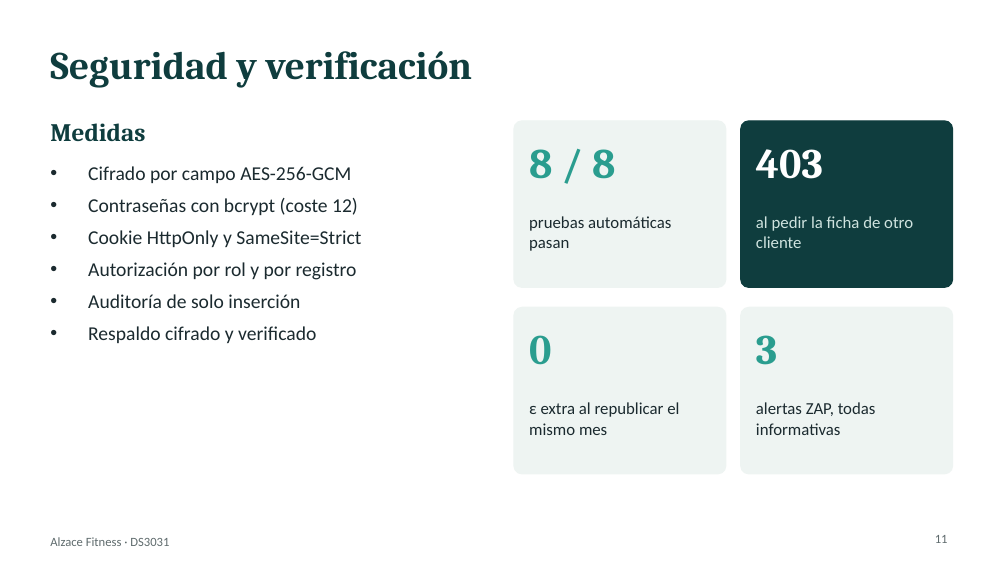
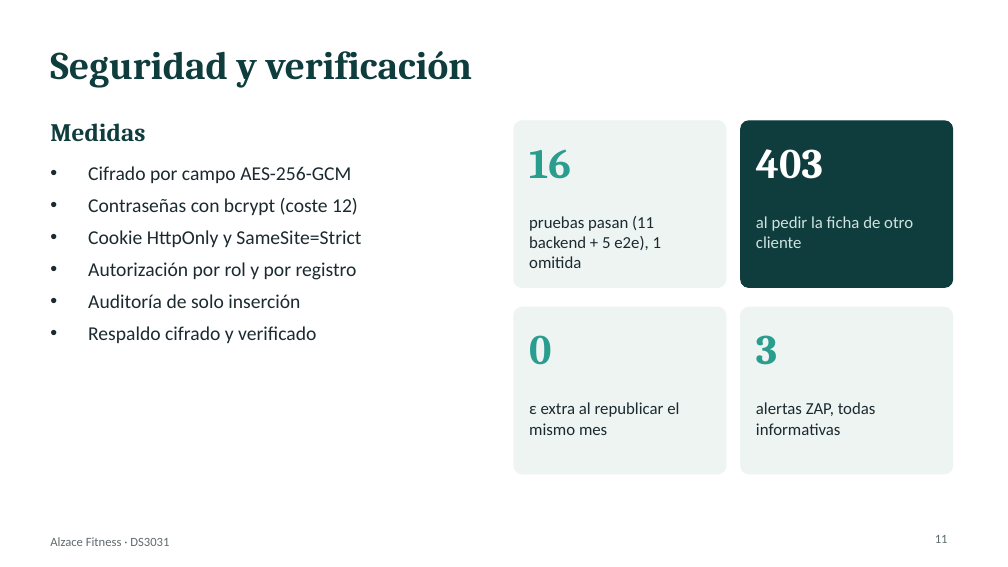
Before and after one commit to JoelxD12O/Proyecto-2---etica-y-seguridad-de-datos, a slide deck: slide 11 of presentacion/Presentacion_Alzace_Final.pptx. Drawn at 1008x567 pixels with LibreOffice and Linux fonts; fonts in the diff are those of the drawing. Boxes give left, top, right and bottom in pixels: in the first picture for what was removed or moved away, otherwise in the second. Text is boxed around its words. In the diff, an @@ line names an element or a change of style, - is before the commit and + after.

```diff
--- a/presentacion/Presentacion_Alzace_Final.pptx
+++ b/presentacion/Presentacion_Alzace_Final.pptx
@@ text at (529,149,571,179): text changed @@
-8 / 8
+16
@@ text at (529,216,661,268): text changed @@
-pruebas automáticas pasan
+pruebas pasan (11 backend + 5 e2e), 1 omitida
```
Also in this commit, not shown: 6 other slides changed, 2 slides added, 19 other files.
